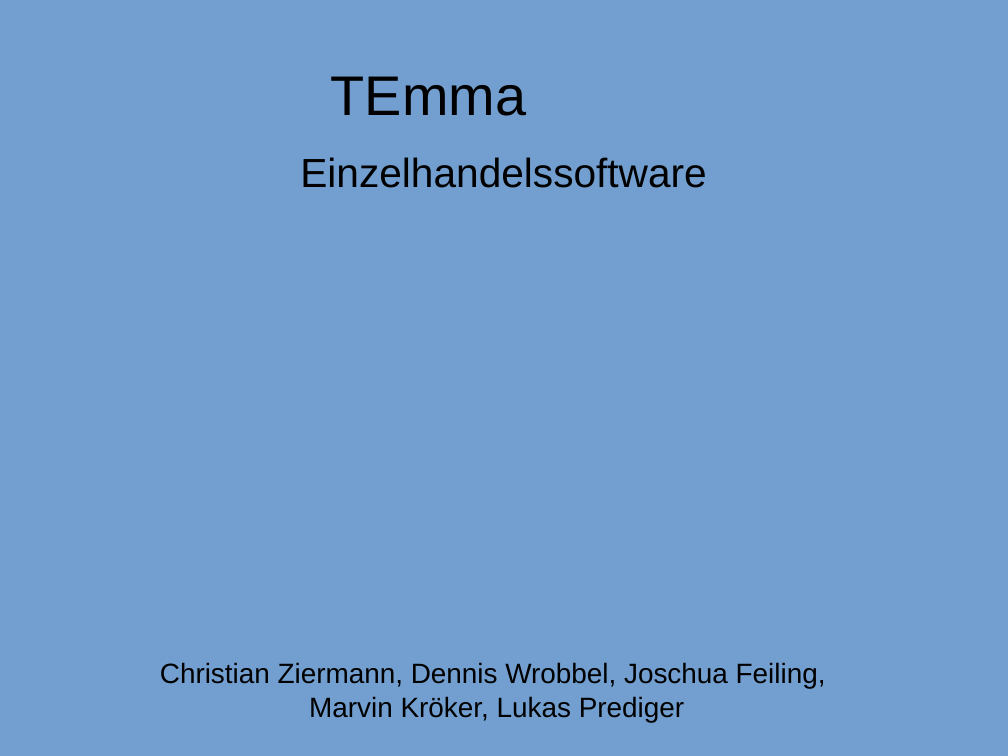
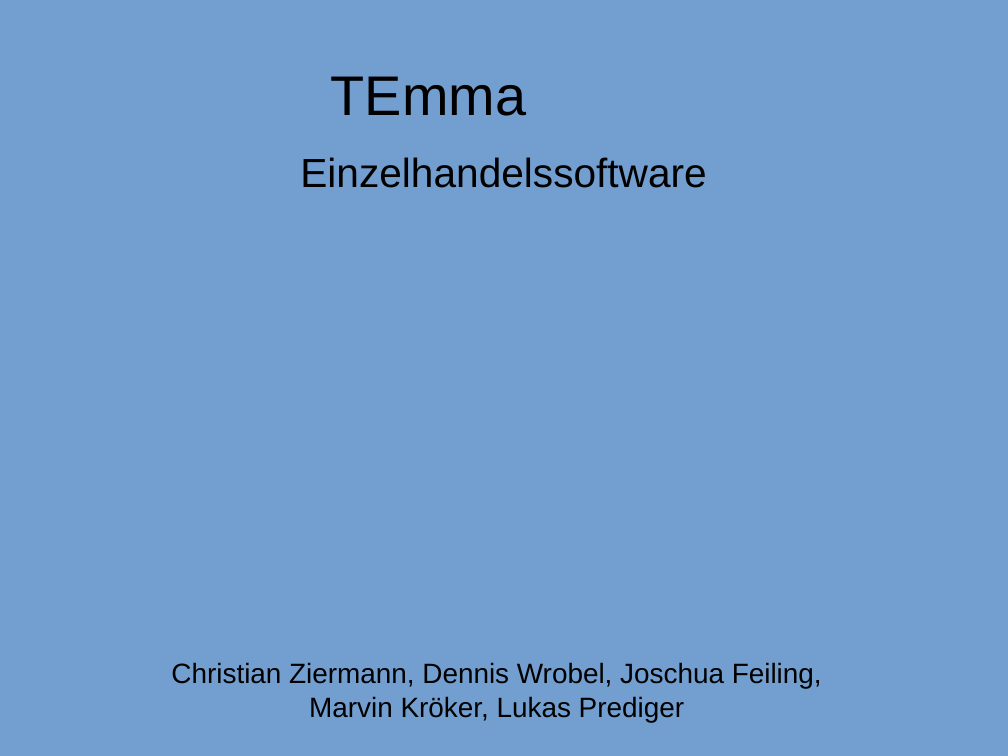
Before and after one commit to JackWolfskind/Tannte-Emma, a slide deck: slide 1 of doc/Präsentation/Präsentation.odp. Drawn at 1008x756 pixels with LibreOffice and Linux fonts; fonts in the diff are those of the drawing; background and template pictures are left out. Boxes give left, top, right and bottom in pixels: in the first picture for what was removed or moved away, otherwise in the second. Text is boxed around its words. In the diff, an @@ line names an element or a change of style, - is before the commit and + after.

Commit message:
Presentation Final Edit

```diff
--- a/doc/Präsentation/Präsentation.odp
+++ b/doc/Präsentation/Präsentation.odp
@@ text at box(171, 662, 822, 688): text changed @@
-Christian Ziermann, Dennis Wrobbel, Joschua Feiling,
+Christian Ziermann, Dennis Wrobel, Joschua Feiling,
```
Also in this commit, not shown: 9 other slides changed, 4 slides added, 2 slides removed, 1 other file.
